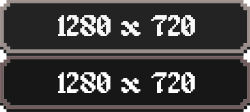
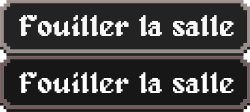
The second w=250, h=112 image is a revision of the first. Changes to its layers:
renamed "1280 x 720" to "Fouiller la salle", painted on it over bbox(19, 72, 234, 93)
renamed "1280 x 720" to "Fouiller la salle", painted on it over bbox(19, 15, 234, 36)
